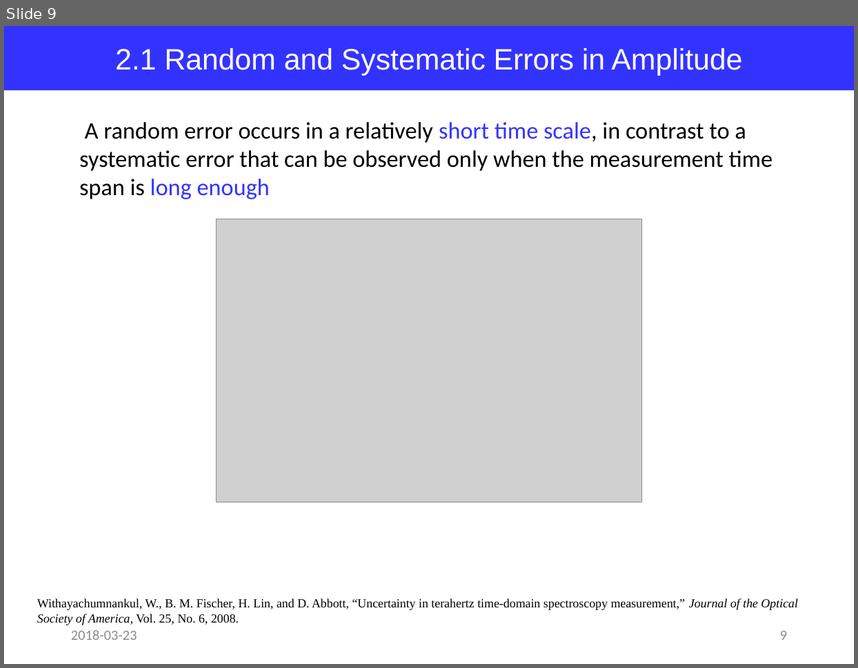
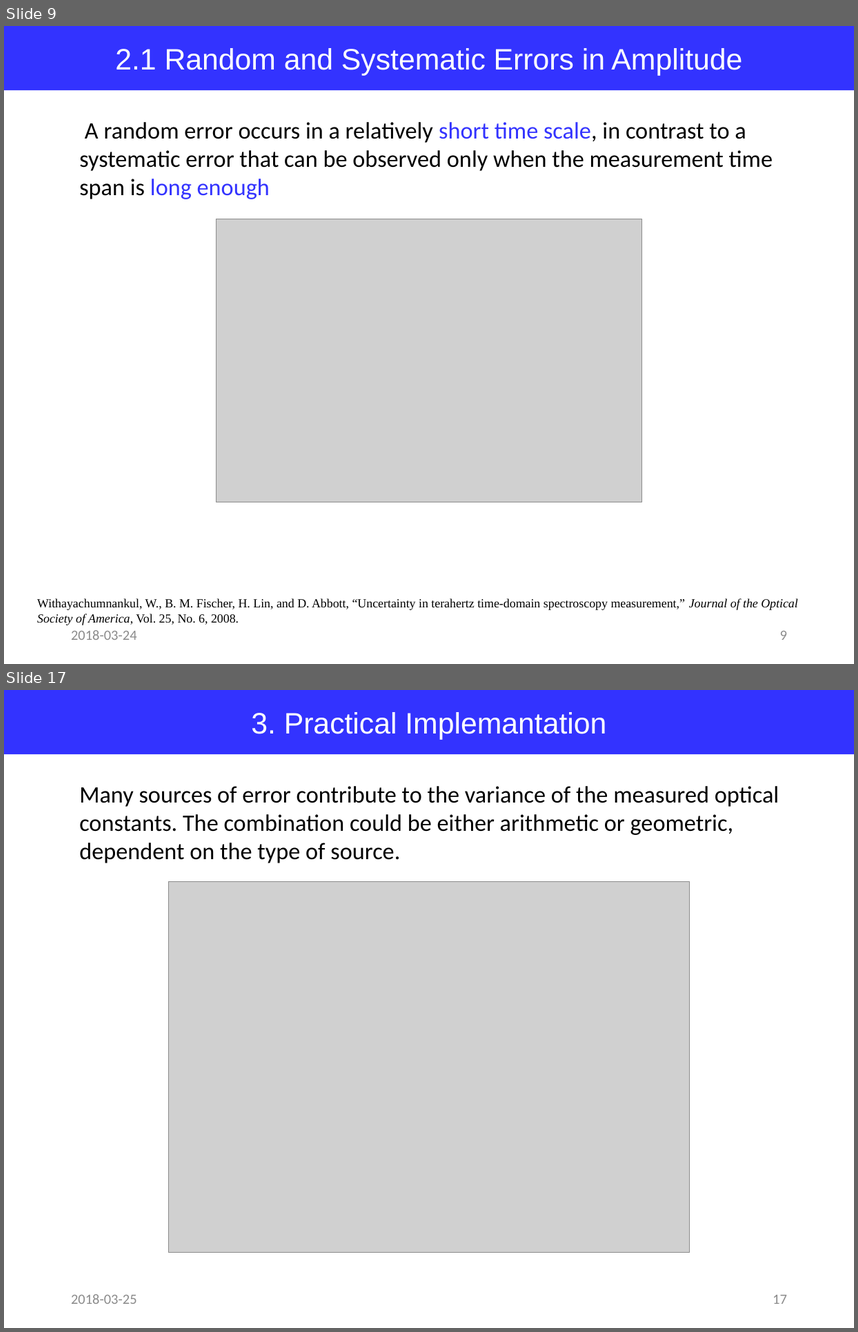
Before and after one commit to jglee96/NBTP_Lab, a slide deck: Terahertz Metrology/Ch4/Terahertz Metrology_Ch4.pptx. Shown one above the other, each under a label of ours: slide 9 before the commit, slides 9 and 17 after it; the slides between them are not shown. The pictures are 858x668 and 858x1332 pixels, drawn with LibreOffice and Linux fonts; fonts in the diff are those of the drawing; grey boxes stand for pictures. Boxes give left, top, right and bottom in pixels: in the first picture for what was removed or moved away, otherwise in the second. Text is boxed around its words. In the diff, an @@ line names an element or a change of style, - is before the commit and + after.

```diff
--- a/Terahertz Metrology/Ch4/Terahertz Metrology_Ch4.pptx
+++ b/Terahertz Metrology/Ch4/Terahertz Metrology_Ch4.pptx
@@ slide 17 added at bbox=[4, 690, 854, 1328], background #FFFFFF @@
@@ rectangle added at bbox=[4, 690, 854, 755], fill #3333FF, 25 pt, text #FFFFFF @@
+3. Practical Implemantation
@@ text added at bbox=[79, 786, 779, 863], 20 pt, text #000000 @@
+Many sources of error contribute to the variance of the measured optical constants. The combination could be either arithmetic or geometric, dependent on the type of source.
@@ picture added at bbox=[168, 881, 689, 1252] @@
@@ text added at bbox=[71, 1294, 137, 1303], 12 pt, text #8C8C8C @@
+2018-03-25
@@ page number added at bbox=[773, 1294, 787, 1303], 12 pt, text #8C8C8C @@
+17
@@ slide 9 changed as well @@
@@ text at bbox=[71, 630, 137, 639]: text changed @@
-2018-03-23
+2018-03-24
```
Also in this commit, not shown: 10 other slides changed, 7 other slides added, 1 other file.
